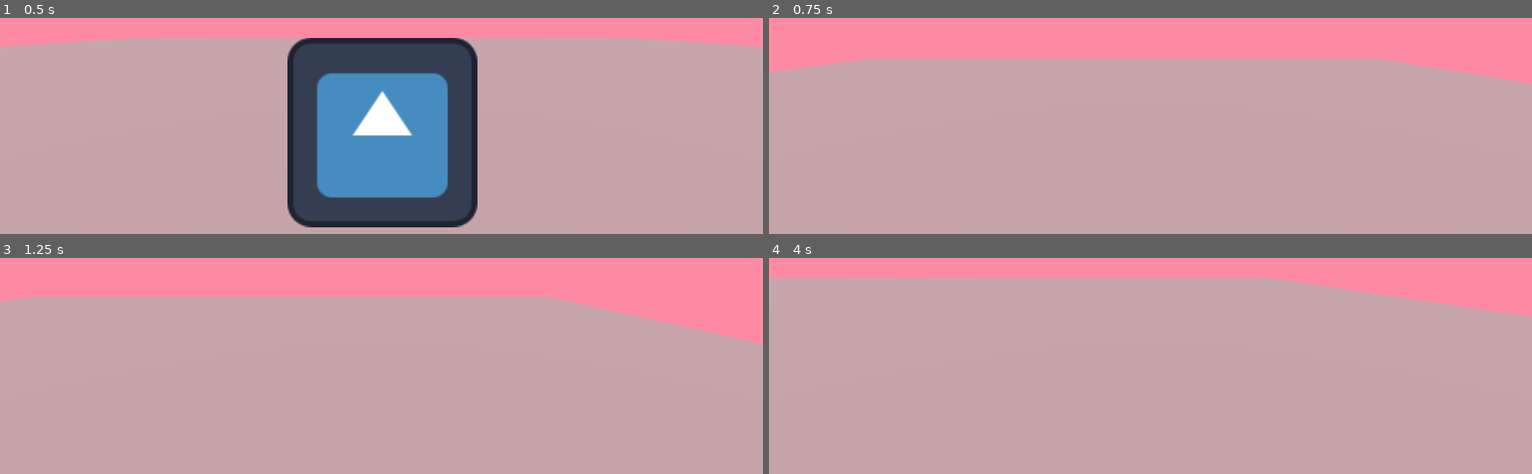
Above: before the commit, frames 1-4 (two rows, left to right).
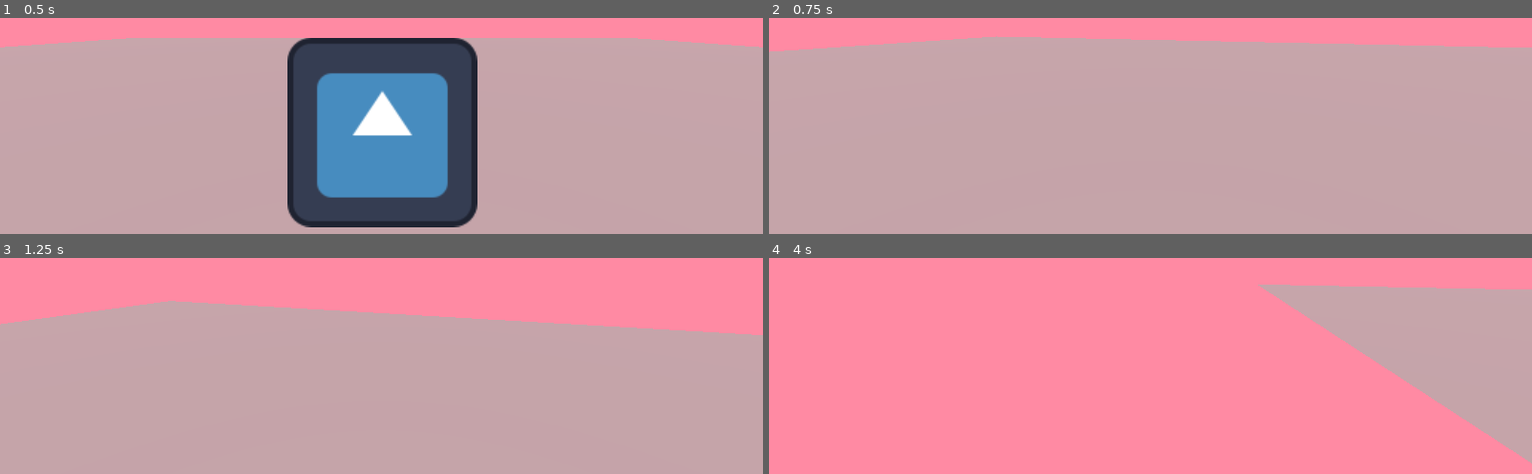
Above: after the commit, the same moments.

Repository: squarepear/snatch-n-sniff
Game: Godot game, scene res://convention/convention.tscn
Two runs of this game, one before a commit and one after it. Both use one fixed random seed, a clock stepped at 60 frames per second and the inputs below. The engine's default icon, where the game draws it, is replaced by a stand-in: a white triangle on a blue panel in a dark square.
Inputs (mouse positions are in pixels of both pictures, inside the frame that each line leads up to):
- Up to frame 1 (0.5 s): no input
- Up to frame 2 (0.75 s): tap Enter (ui_accept) at 0.5, 0.6 s; move the mouse to (outside the picture) at 0.52 s; hold D (move_right) from 0.53 s (still down)
- Up to frame 3 (1.25 s): keep holding D (move_right); tap Space (jump) at 0.77, 0.8, 1.07 s
- Up to frame 4 (4 s): move the mouse to (997, 281) at 1.27 s; release D (move_right) at 1.28 s; hold S (move_back) 1.28-2.03 s; tap Space (jump) at 1.35, 1.52, 1.82, 2.3, 3.02, 3.32, 3.6, 3.77 s; tap Enter (ui_accept) at 1.55, 2.1, 2.85 s; move the mouse to (outside the picture) at 2.02 s; hold D (move_right) 2.03-2.78 s; move the mouse to (1112, 346) at 2.77 s; hold W (move_forward) 2.78-3.53 s; move the mouse to (1379, 324) at 3.52 s; hold A (move_left) from 3.53 s (still down)

Frame 1 is identical in both runs. In frame 2, 9.0% of the frame differs, in the area x 0-100%, y 8-31%; in frame 3, 6.4%; in frame 4, 77%, in the area x 0-100%, y 9-100%.

Commit message:
Make Player able to turn

Diff:
--- a/project/player/player.gd
+++ b/project/player/player.gd
@@ -8,13 +8,16 @@
 var gravity = ProjectSettings.get_setting("physics/3d/default_gravity")
 
 
+func _ready():
+	Input.mouse_mode=Input.MOUSE_MODE_CAPTURED
+
 func _physics_process(delta):
 	# Add the gravity.
 	if not is_on_floor():
 		velocity.y -= gravity * delta
 
 	# Handle jump.
-	if Input.is_action_just_pressed("ui_accept") and is_on_floor():
+	if Input.is_action_just_pressed("jump") and is_on_floor():
 		velocity.y = JUMP_VELOCITY
 
 	# Get the input direction and handle the movement/deceleration.
@@ -29,3 +32,10 @@
 		velocity.z = move_toward(velocity.z, 0, SPEED)
 
 	move_and_slide()
+
+
+func _input(event: InputEvent):
+	if event is InputEventMouseMotion:
+		rotate_y(deg_to_rad(-event.relative.x))
+	if event is InputEventKey and event.is_action_pressed("ui_cancel"):
+		get_tree().quit() #im gamer
